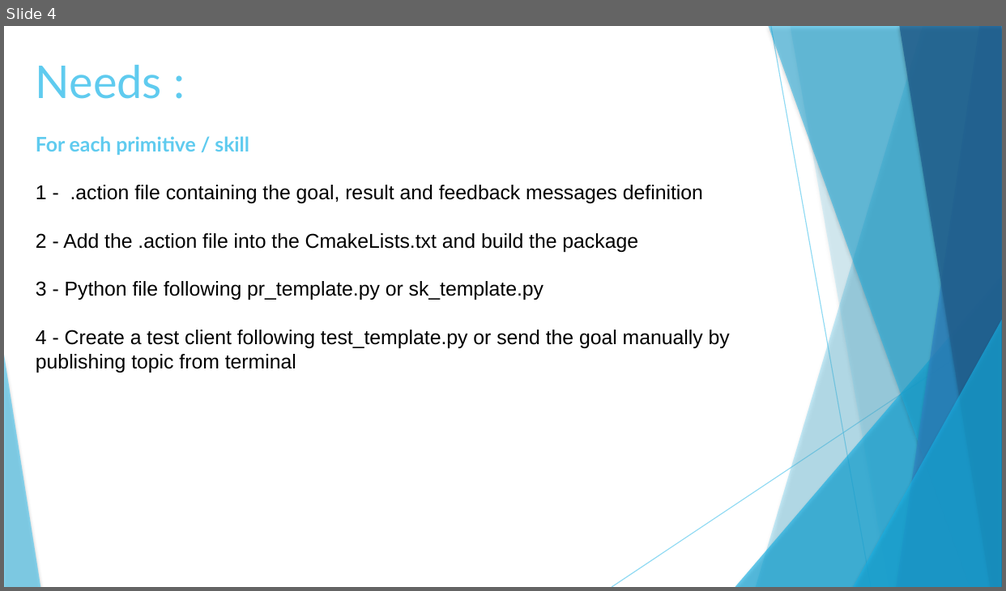
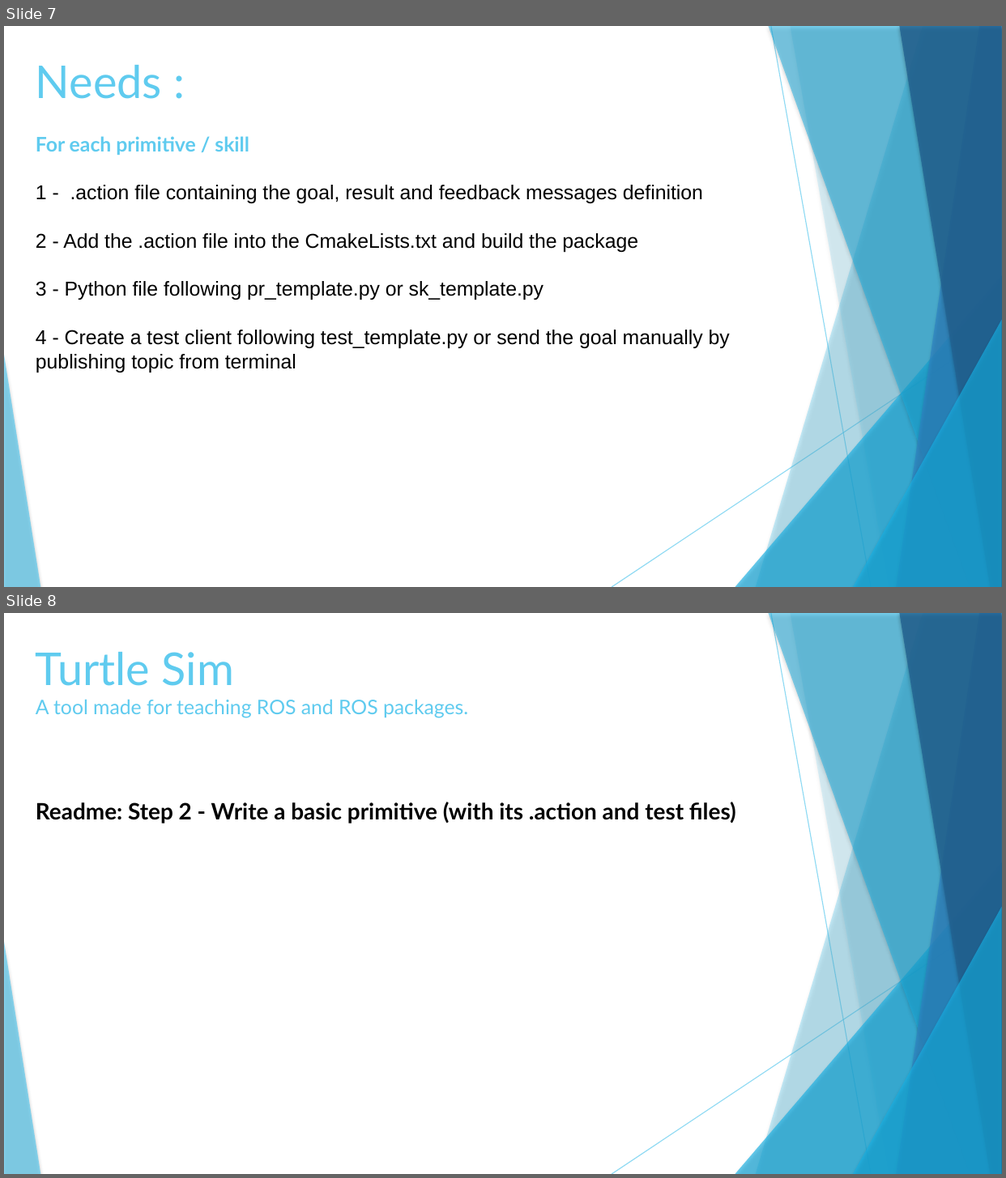
Before and after one commit to SirineBenAmor1/Acroba-project, a slide deck: docs/presentation.odp. Shown one above the other, each under a label of ours: slide 4 before the commit, slides 7 and 8 after it. The pictures are 1006x591 and 1006x1178 pixels, drawn with LibreOffice and Linux fonts; fonts in the diff are those of the drawing. Boxes give left, top, right and bottom in pixels: in the first picture for what was removed or moved away, otherwise in the second. Text is boxed around its words. In the diff, an @@ line names an element or a change of style, - is before the commit and + after.

```diff
--- a/docs/presentation.odp
+++ b/docs/presentation.odp
@@ slide 8 added at <box>4,613,1002,1174</box>, background #FFFFFF; not listed: 10 template elements that a slide beside it also shows @@
@@ text added at <box>36,652,736,824</box>, 18 pt, text #000000, bold @@
+Turtle Sim
+A tool made for teaching ROS and ROS packages.
+Readme: Step 2 - Write a basic primitive (with its .action and test files)
@@ what was slide 4 is now slide 7 @@
```
Also in this commit, not shown: 2 slides changed, 4 other slides added.
